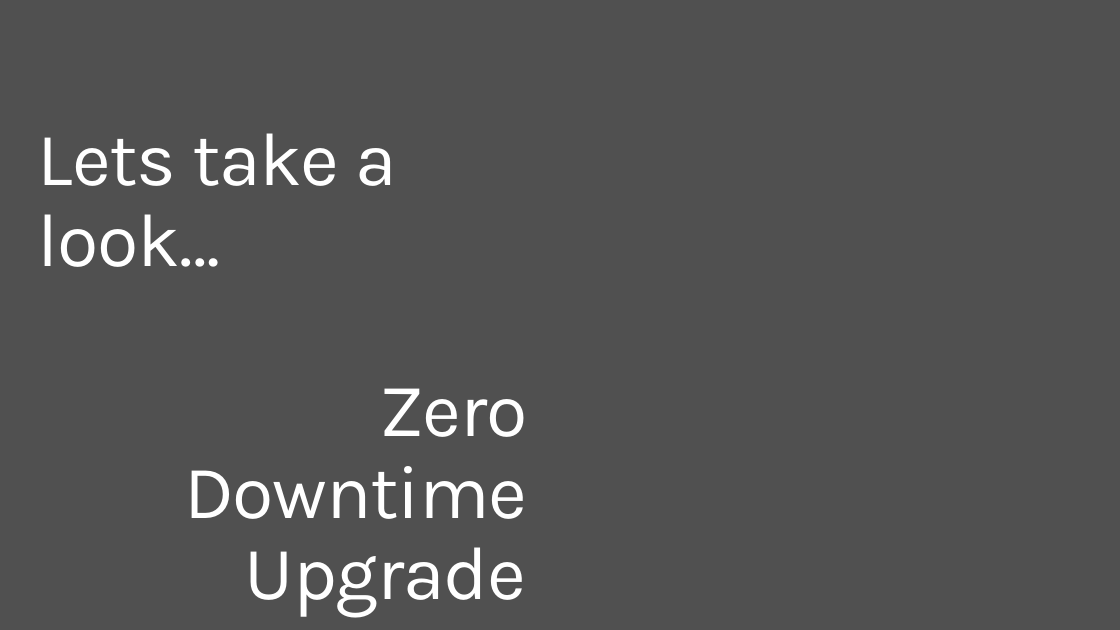
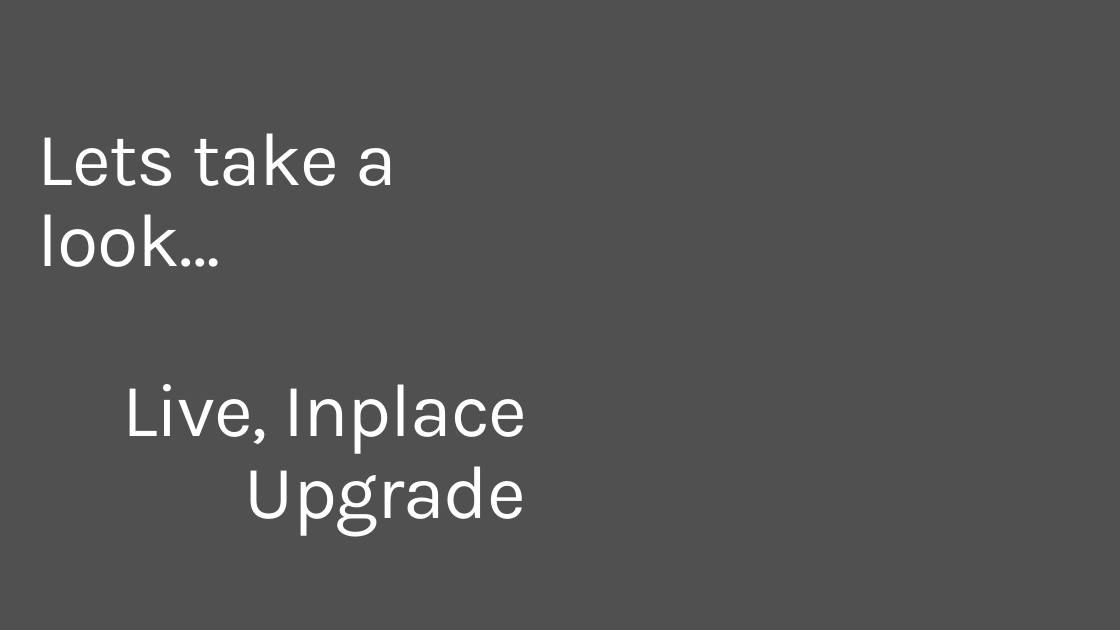
Before and after one commit to brentstineman/PersonalStuff, a slide deck: slide 23 of Presentations/Service Fabric/ServiceFabric - Real World.pptx. Drawn at 1120x630 pixels with LibreOffice and Linux fonts; fonts in the diff are those of the drawing; background and template pictures are left out. Boxes give left, top, right and bottom in pixels: in the first picture for what was removed or moved away, otherwise in the second. Text is boxed around its words. In the diff, an @@ line names an element or a change of style, - is before the commit and + after.

```diff
--- a/Presentations/Service Fabric/ServiceFabric - Real World.pptx
+++ b/Presentations/Service Fabric/ServiceFabric - Real World.pptx
@@ text at <box>122,384,527,536</box>: text changed @@
-Zero Downtime Upgrade
+Live, Inplace Upgrade
```
Also in this commit, not shown: 9 other slides changed, 2 other files.
